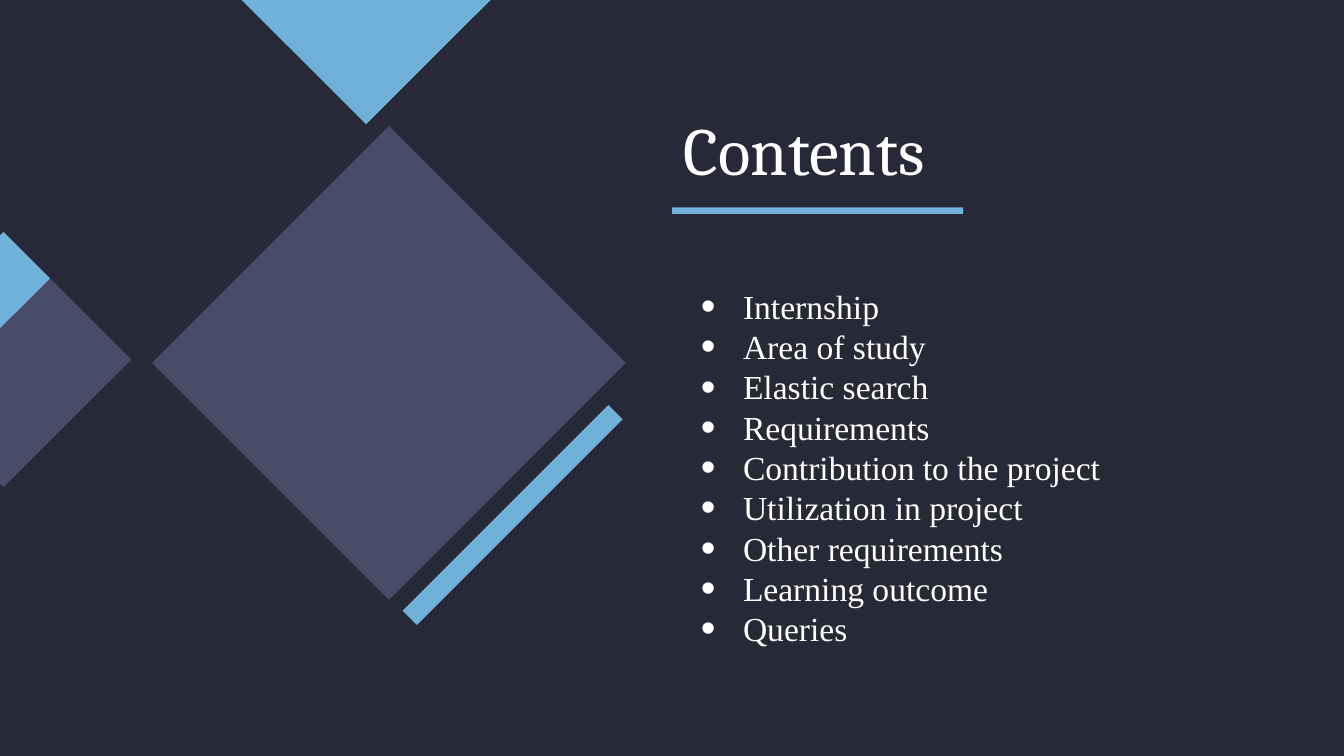
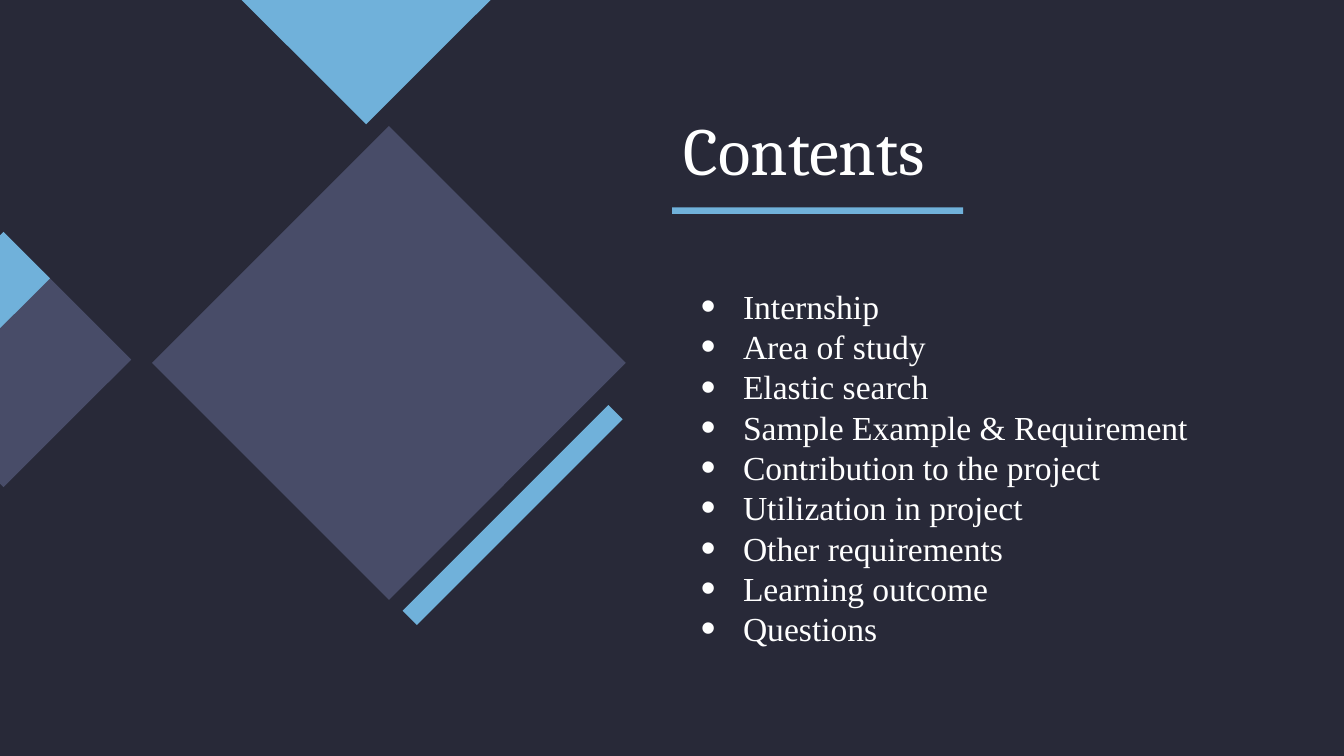
Before and after one commit to mehar-srinivas-chowdari/git-learning, a slide deck: slide 2 of presentation_to_seniors.pptx. Drawn at 1344x756 pixels with LibreOffice and Linux fonts; fonts in the diff are those of the drawing. Boxes give left, top, right and bottom in pixels: in the first picture for what was removed or moved away, otherwise in the second. Text is boxed around its words. In the diff, an @@ line names an element or a change of style, - is before the commit and + after.

```diff
--- a/presentation_to_seniors.pptx
+++ b/presentation_to_seniors.pptx
@@ text at [743, 416, 1187, 446]: text changed @@
-• Requirements
+• Sample Example & Requirement
@@ text at [743, 618, 877, 647]: text changed @@
-• Queries
+• Questions
```
Also in this commit, not shown: 1 other slide changed, 3 slides added.
